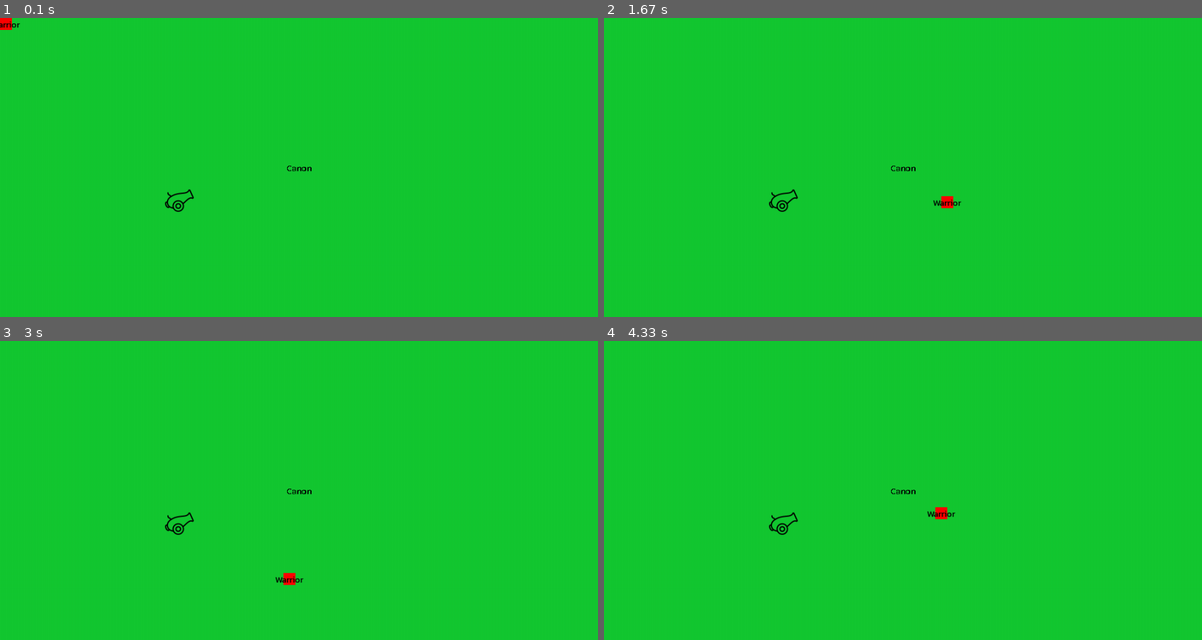
Above: before the commit, frames 1-4 (two rows, left to right).
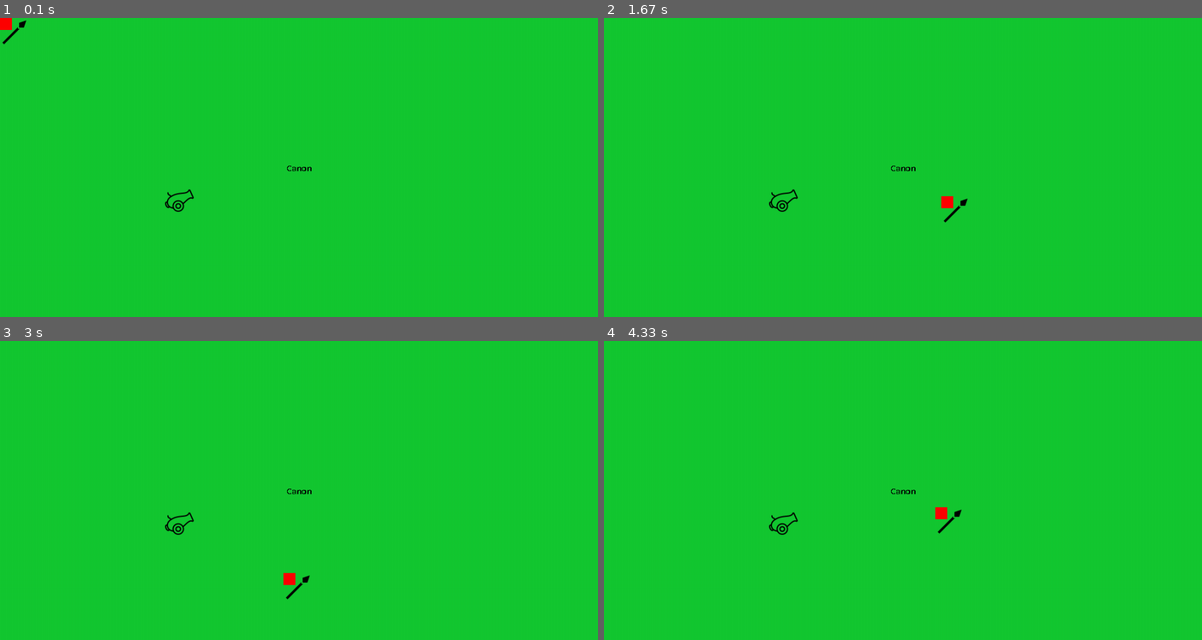
Above: after the commit, the same moments.

Repository: Nockiest/pygame-battleforge.
Game: pygame game, started from app.py
Two runs of this game, one before a commit and one after it. Both use one fixed random seed, a clock stepped at 60 frames per second and the inputs below.
Inputs (mouse positions are in pixels of both pictures, inside the frame that each line leads up to):
- Up to frame 1 (0.1 s): no input
- Up to frame 2 (1.67 s): hold Right 0.33-0.8 s; move the mouse to (879, 179) at 0.37 s; press the mouse at (879, 83) at 0.87 s; move the mouse to (897, 170) at 0.97 s; release the mouse at (920, 257) at 1.1 s; hold Up 1.17-1.47 s; hold Right from 1.5 s (still down)
- Up to frame 3 (3 s): release Right at 1.97 s; hold Left 2-2.53 s; hold Down 2.57-2.87 s; hold Left from 2.9 s (still down)
- Up to frame 4 (4.33 s): release Left at 3.3 s; hold Up 3.33-3.7 s; hold Right from 3.73 s (still down)

The runs differ from the first frame. In frame 1, 0.1% of the frame differs, in the area x 0-5%, y 0-9%; in frame 2, 0.1%, in the area x 55-61%, y 60-69%; in frame 3, 0.1%; in frame 4, 0.1%.

Commit message:
added icon to the unit

Diff:
--- a/app.py
+++ b/app.py
@@ -8,50 +8,38 @@
 width = 1000
 height = 500
 screen = pygame.display.set_mode((width, height))
-fonts = pygame.font.get_fonts()
+
 # colors
 GREEN, WHITE, BLACK, RED, BLUE, YELLOW = colors_tuple
 
-
-# main_font = pygame.font.SysFont()
-# system_font = pygame.font.SysFont("vivaldi", 50)
-# # Font a text
-# system_text = system_font.render("Battelfield", True, black, None)
-# system_text_rect = system_text.get_rect()
-# system_text_rect.midtop = (width//2, 0)
 my_font = pygame.font.Font("fonts/Kanit-Regular.ttf", 15)
 my_font_text = my_font.render("Canon", False, BLACK, None)
 my_font_text_rect = my_font_text.get_rect()
 my_font_text_rect.center = (width//2, height//2)
 
 
-screen.fill(GREEN)
+
 
 # Create a Unit object with the desired attributes
 selected_unit = None
-unit1 = Unit(hp=100, attack_range=3, base_movement=5, x=0, y=0, size=20, ammo=50, icon="Warrior")
+unit1 = Unit(hp=100, attack_range=3, base_movement=5, x=0, y=0, size=20, ammo=50, icon="warrior_img")
 
-# Accessing the attributes of the unit
-print("HP:", unit1.hp)
-print("Attack Range:", unit1.attack_range)
-print("Base Movement:", unit1.base_movement)
-print("Coordinates (x, y):", unit1.x, unit1.y)
-print("Ammo:", unit1.ammo)
-print("Icon:", unit1.icon)
-
+warrior_img = pygame.image.load("img/spear.png")
+warrior_img_rect = warrior_img.get_rect()
+warrior_img_rect.topleft = (unit1.x, unit1.y)
 
 canon_img = pygame.image.load("img/white-canon.png")
 canon_img_rect = canon_img.get_rect()
 canon_img_rect.center = (300, 300)  # set the pos relative to top left corner # the center centers the image around the point # midtop midbottom left x y bottom up ...
 
-
-
+screen.fill(GREEN)
 lets_continue = True
 distance = 5
 fps = 60
 clock= pygame.time.Clock() # will tick eveery second
 
 while lets_continue:
+    # check for events
     for event in pygame.event.get():
         if event.type == pygame.QUIT:
             print(event)
@@ -64,8 +52,7 @@
             unit1.x = max(0, min(new_x, width - unit1.size))
             unit1.y = max(0, min(new_y, height - unit1.size))
 
-
-
+    # check for key presses
     keys = pygame.key.get_pressed()
     if (keys[pygame.K_UP] or keys[pygame.K_w]) and unit1.y > 0:
        unit1.y -= distance
@@ -78,19 +65,20 @@
 
     print(unit1.x, unit1.y)
 
-
-
     pygame.display.update()
 
+    # fill the gameboard
     screen.fill(GREEN)
     screen.blit(canon_img, canon_img_rect)
+    warrior_img_rect.topleft = (unit1.x, unit1.y)
+    screen.blit(warrior_img, warrior_img_rect)
     screen.blit(my_font_text, my_font_text_rect)
     unit_rect = pygame.Rect(unit1.x, unit1.y, unit1.size, unit1.size)  # Square with width and height of 50 pixels
     pygame.draw.rect(screen, RED, unit_rect)
 
-    text_surface = my_font.render(unit1.icon, True, BLACK)
-    text_rect = text_surface.get_rect(center=(unit1.x + unit1.size // 2, unit1.y + unit1.size // 2))
-    screen.blit(text_surface, text_rect)
+    # text_surface = my_font.render(unit1.icon, True, BLACK)
+    # text_rect = text_surface.get_rect(center=(unit1.x + unit1.size // 2, unit1.y + unit1.size // 2))
+    # screen.blit(text_surface, text_rect)
 
     clock.tick(fps)
 
--- a/ussefull code.py
+++ b/ussefull code.py
@@ -3,5 +3,14 @@
 # pygame.draw.circle(screen, black, (width//2, height//2), 100, 10)
 # pygame.draw.rect(screen, blue, (width//2 - 50, height//2 - 50, 100, 100))
 
+# fonts = pygame.font.get_fonts()
 # for one_font in fonts:
 #     print(one_font)
+
+
+# main_font = pygame.font.SysFont()
+# system_font = pygame.font.SysFont("vivaldi", 50)
+# # Font a text
+# system_text = system_font.render("Battelfield", True, black, None)
+# system_text_rect = system_text.get_rect()
+# system_text_rect.midtop = (width//2, 0)
